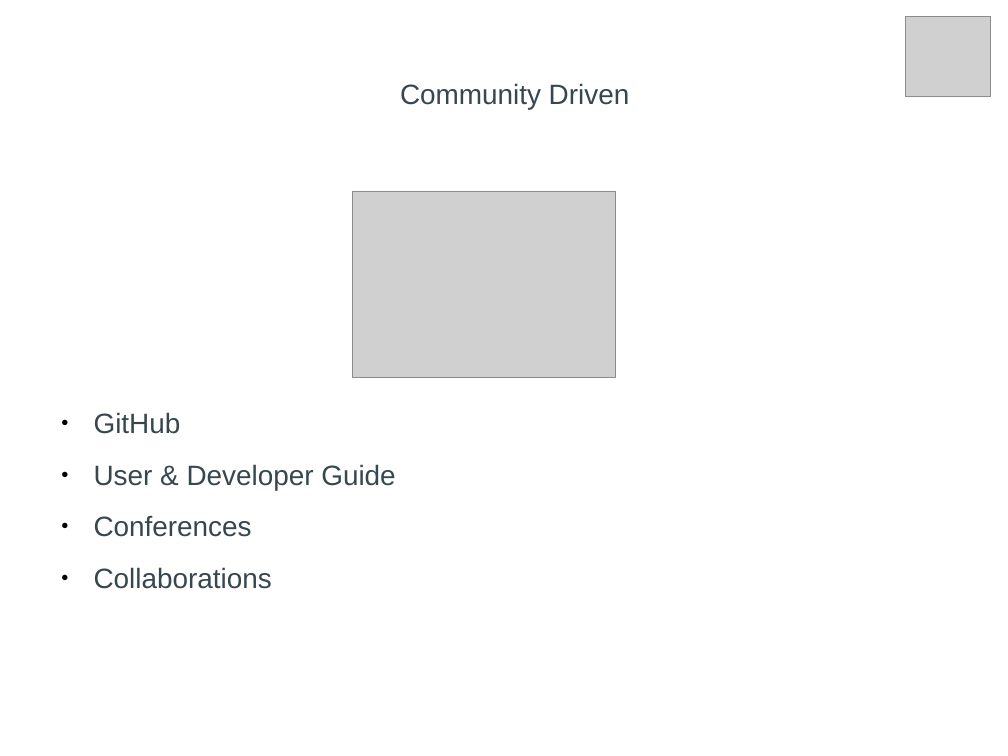
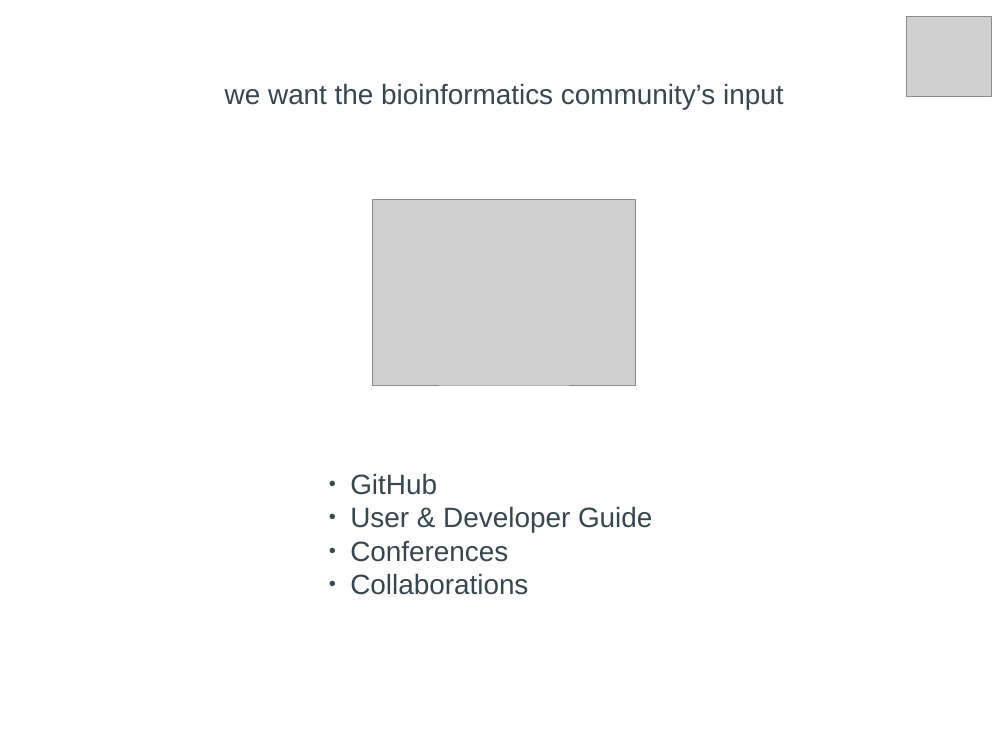
Before and after one commit to bioboxes/abstracts, a slide deck: slide 7 of abstracts/bosc_2015/talk.odp (slide 6 before the commit). Drawn at 1008x756 pixels with LibreOffice and Linux fonts; fonts in the diff are those of the drawing; grey boxes stand for pictures. Boxes give left, top, right and bottom in pixels: in the first picture for what was removed or moved away, otherwise in the second. Text is boxed around its words. In the diff, an @@ line names an element or a change of style, - is before the commit and + after.

```diff
--- a/abstracts/bosc_2015/talk.odp
+++ b/abstracts/bosc_2015/talk.odp
@@ text at bbox=[225, 83, 783, 109]: text changed @@
-Community Driven
+we want the bioinformatics community’s input
@@ picture: place and size @@
-picture at bbox=[353, 191, 616, 377]
+picture at bbox=[373, 199, 636, 385]
@@ text "GitHub": place and size @@
-text "GitHub" at bbox=[94, 412, 395, 589]
+text "GitHub" at bbox=[350, 473, 652, 595]
@@ text "GitHub" at bbox=[350, 473, 652, 595]: indent changed; less space between paragraphs; bullet colour #000000 to #37474F @@
```
Also in this commit, not shown: 5 other slides changed, 2 slides added, 1 slide removed, 1 other file.
